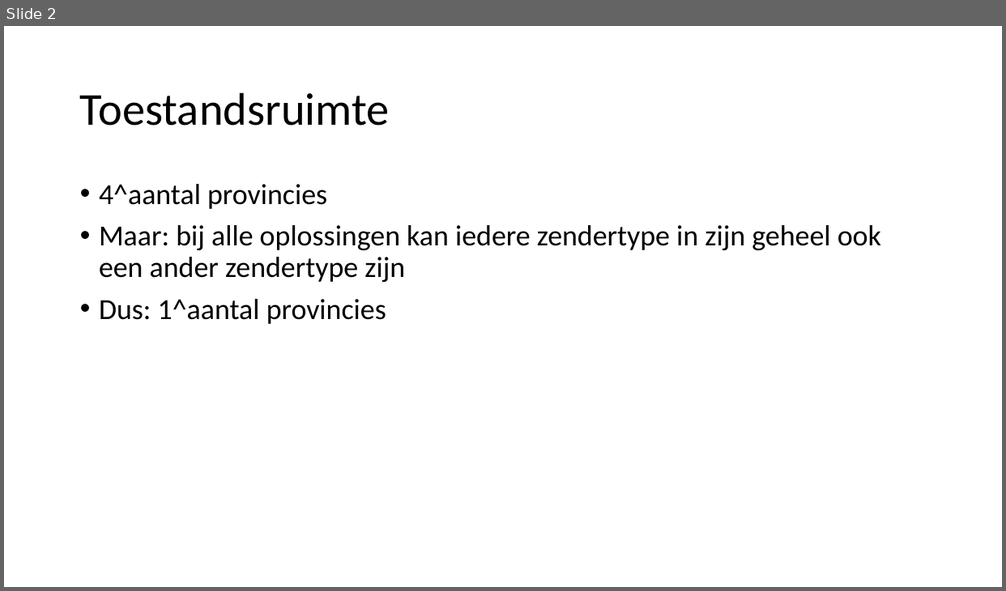
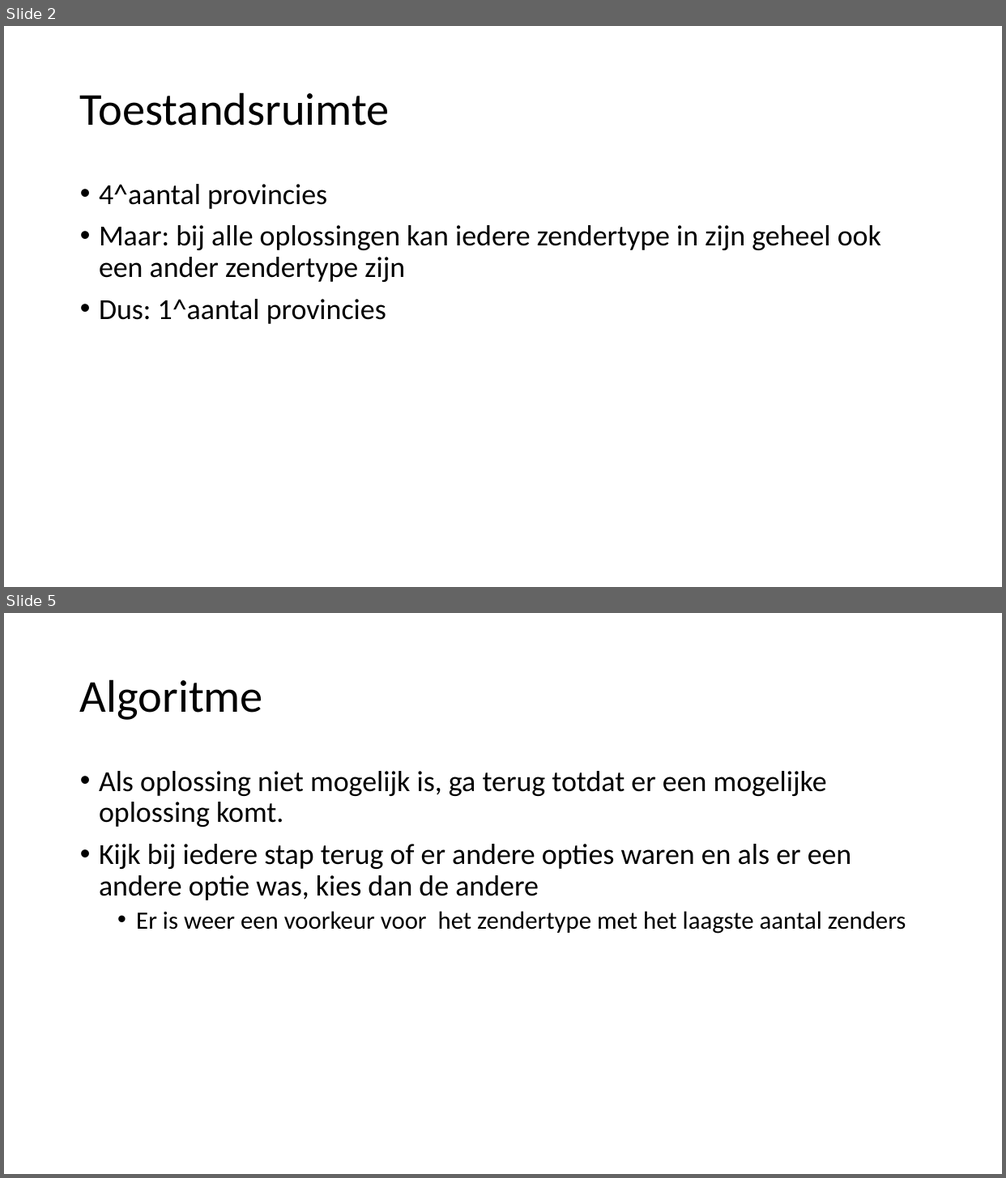
Before and after one commit to Tomttaw/Radio-Russia, a slide deck: powerpoint week 2.pptx. Shown one above the other, each under a label of ours: slide 2 before the commit, slides 2 and 5 after it; the slides between them are not shown. The pictures are 1006x591 and 1006x1178 pixels, drawn with LibreOffice and Linux fonts; fonts in the diff are those of the drawing. Boxes give left, top, right and bottom in pixels: in the first picture for what was removed or moved away, otherwise in the second. Text is boxed around its words. In the diff, an @@ line names an element or a change of style, - is before the commit and + after.

```diff
--- a/powerpoint week 2.pptx
+++ b/powerpoint week 2.pptx
@@ slide 5 added at <box>4,613,1002,1174</box>, background #FFFFFF @@
@@ title added at <box>80,679,263,720</box>, 44 pt, text #000000 @@
+Algoritme
@@ text added at <box>99,771,906,934</box>, 28 pt, text #000000 @@
+• Als oplossing niet mogelijk is, ga terug totdat er een mogelijke oplossing komt.
+• Kijk bij iedere stap terug of er andere opties waren en als er een andere optie was, kies dan de andere
+  • Er is weer een voorkeur voor het zendertype met het laagste aantal zenders
```
Also in this commit, not shown: 1 slide changed, 1 other slide added, 1 slide removed, 1 other file.
